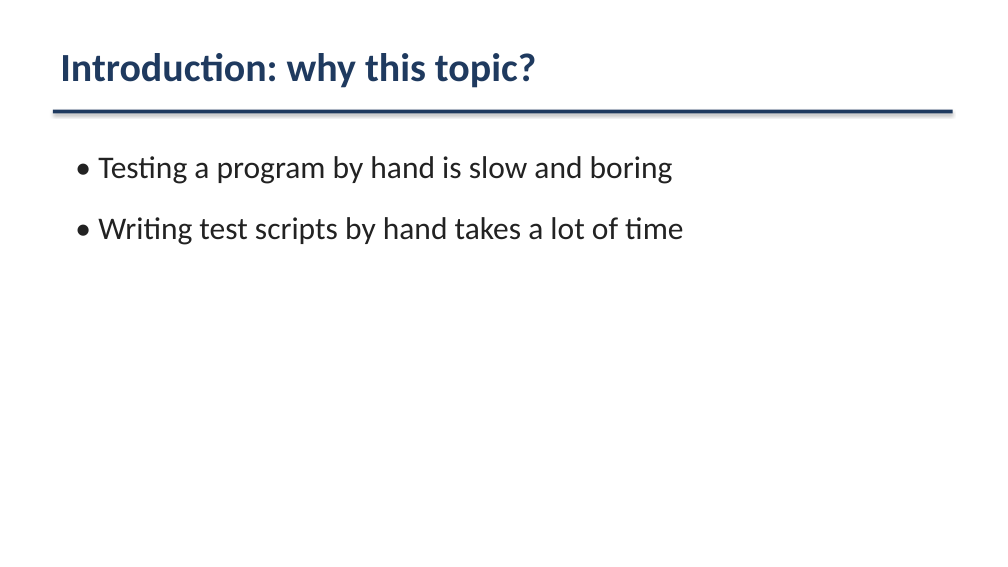
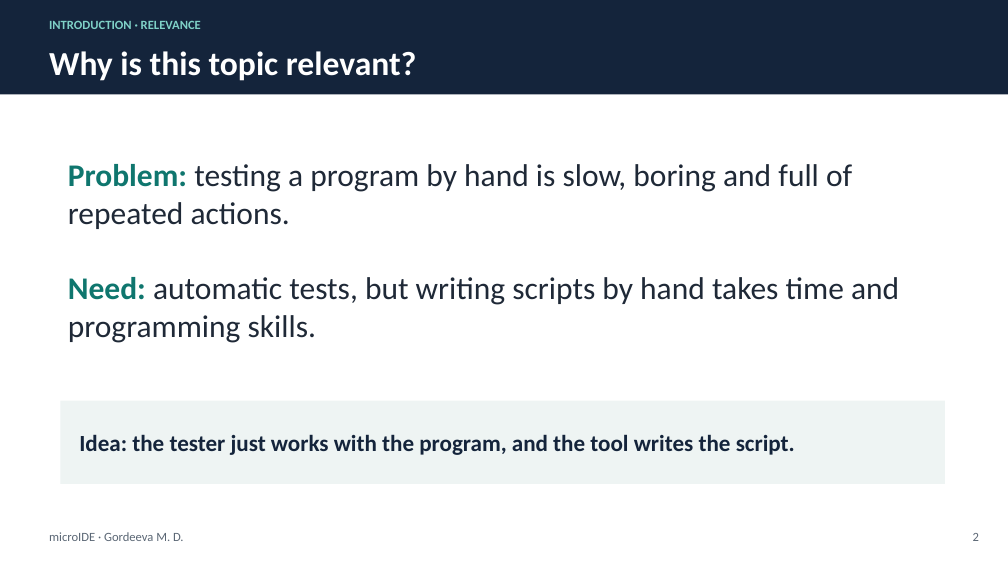
Before and after one commit to gordi27/microide, a slide deck: slide 2 of presentation/microIDE_presentation.pptx. Drawn at 1008x567 pixels with LibreOffice and Linux fonts; fonts in the diff are those of the drawing. Boxes give left, top, right and bottom in pixels: in the first picture for what was removed or moved away, otherwise in the second. Text is boxed around its words. In the diff, an @@ line names an element or a change of style, - is before the commit and + after.

```diff
--- a/presentation/microIDE_presentation.pptx
+++ b/presentation/microIDE_presentation.pptx
@@ rectangle: place and size @@
-rectangle at <box>53,110,953,113</box>
+rectangle at <box>0,0,1008,95</box>
@@ rectangle at <box>0,0,1008,95</box>: fill #1F3A5F to #14243B; shadow off @@
@@ text added at <box>49,20,201,29</box>, 12 pt, text #7FD1C7, bold @@
+INTRODUCTION · RELEVANCE
@@ text at <box>49,51,416,81</box>: text changed; size 38 to 32 pt; text colour #1F3A5F to #FFFFFF @@
-Introduction: why this topic?
+Why is this topic relevant?
@@ text at <box>68,164,899,343</box>: text changed; text colour #222222 to #1F2937 @@
-• Testing a program by hand is slow and boring
-• Writing test scripts by hand takes a lot of time
+Problem: testing a program by hand is slow, boring and full of repeated actions.
+Need: automatic tests, but writing scripts by hand takes time and programming skills.
@@ rectangle added at <box>60,401,945,484</box>, fill #EEF4F3 @@
@@ text added at <box>79,434,795,455</box>, 22 pt, text #14243B, bold @@
+Idea: the tester just works with the program, and the tool writes the script.
@@ text added at <box>49,532,184,541</box>, 12 pt, text #5B6775 @@
+microIDE · Gordeeva M. D.
@@ text added at <box>973,533,979,541</box>, 12 pt, text #5B6775 @@
+2
```
Also in this commit, not shown: 6 other slides changed, 2 slides added, 2 slides removed, 2 other files.
